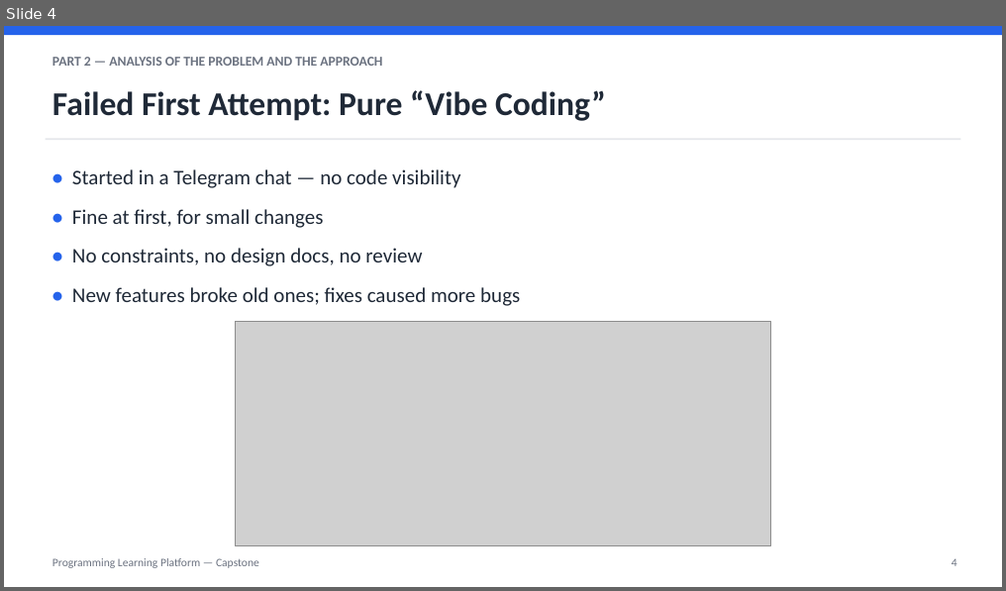
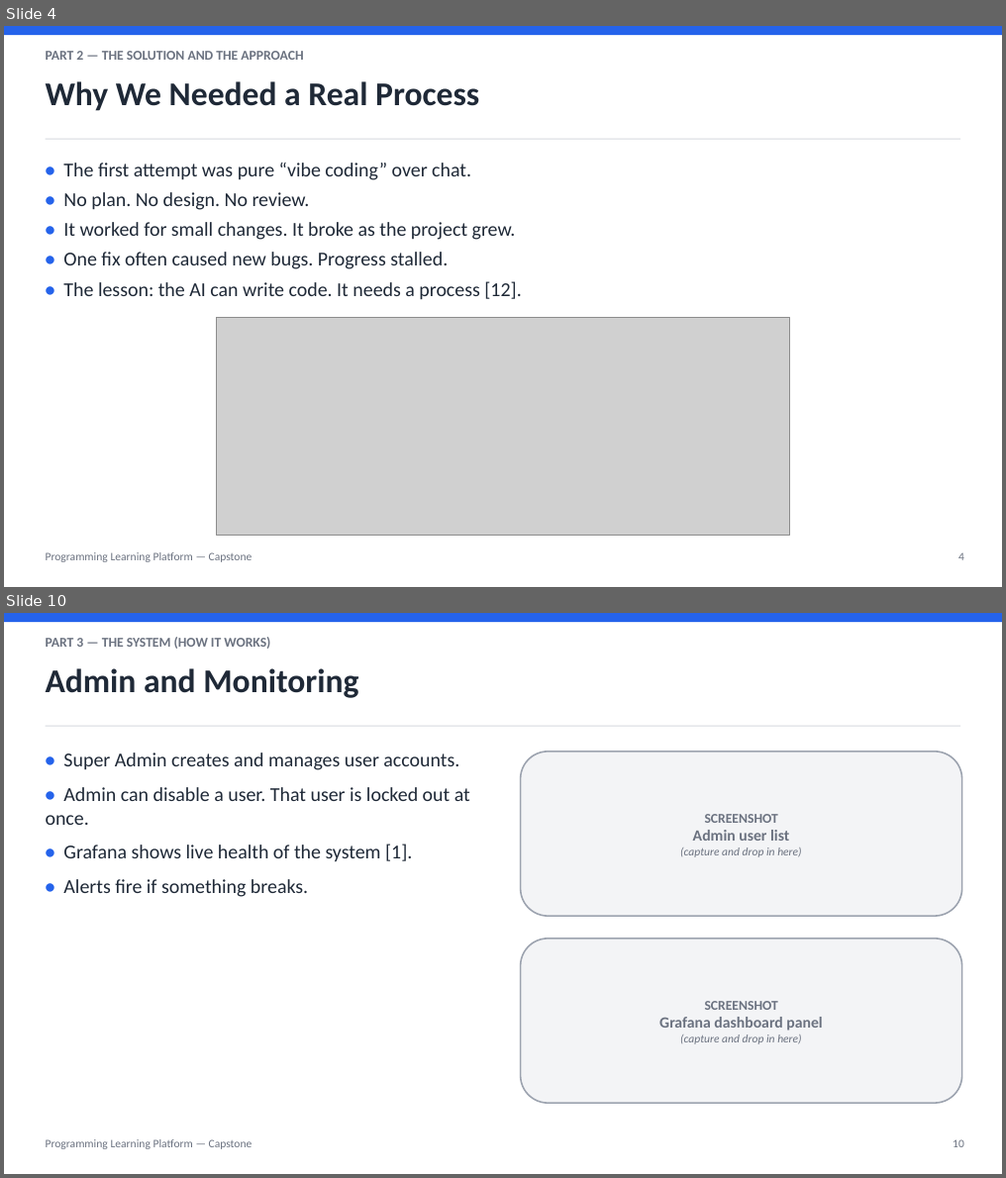
Before and after one commit to Jeromefromcn/programming-learning-platform, a slide deck: docs/6_presentation/presentation.pptx. Shown one above the other, each under a label of ours: slide 4 before the commit, slides 4 and 10 after it; the slides between them are not shown. The pictures are 1006x591 and 1006x1178 pixels, drawn with LibreOffice and Linux fonts; fonts in the diff are those of the drawing; grey boxes stand for pictures. Boxes give left, top, right and bottom in pixels: in the first picture for what was removed or moved away, otherwise in the second. Text is boxed around its words. In the diff, an @@ line names an element or a change of style, - is before the commit and + after.

```diff
--- a/docs/6_presentation/presentation.pptx
+++ b/docs/6_presentation/presentation.pptx
@@ slide 10 added at [4,613,1002,1174], background #FFFFFF @@
@@ rectangle added at [4,613,1002,622], fill #2563EB @@
@@ text added at [46,637,270,649], 13 pt, text #6B7280, bold @@
+PART 3 — THE SYSTEM (HOW IT WORKS)
@@ text added at [46,668,358,698], 32 pt, text #1F2937, bold @@
+Admin and Monitoring
@@ rectangle added at [46,725,960,727], fill #E5E7EB @@
@@ text added at [46,753,470,897], 19 pt, text #1F2937 @@
+• Super Admin creates and manages user accounts.
+• Admin can disable a user. That user is locked out at once.
+• Grafana shows live health of the system [1].
+• Alerts fire if something breaks.
@@ rounded rectangle added at [521,752,962,916], fill #F3F4F6, outline #9CA3AF 1.5 pt, 11 pt, text #6B7280, bold @@
+SCREENSHOT
+Admin user list
+(capture and drop in here)
@@ rounded rectangle added at [521,939,962,1103], fill #F3F4F6, outline #9CA3AF 1.5 pt, 11 pt, text #6B7280, bold @@
+SCREENSHOT
+Grafana dashboard panel
+(capture and drop in here)
@@ text added at [46,1140,252,1150], 11 pt, text #6B7280 @@
+Programming Learning Platform — Capstone
@@ text added at [952,1140,964,1148], 11 pt, text #6B7280 @@
+10
@@ slide 4 changed as well @@
@@ text at [46,51,303,60]: text changed @@
-PART 2 — ANALYSIS OF THE PROBLEM AND THE APPROACH
+PART 2 — THE SOLUTION AND THE APPROACH
@@ text at [46,81,479,111]: text changed @@
-Failed First Attempt: Pure “Vibe Coding”
+Why We Needed a Real Process
@@ text at [63,163,521,300]: text changed; size 20 to 19 pt @@
-• Started in a Telegram chat — no code visibility
-• Fine at first, for small changes
-• No constraints, no design docs, no review
-• New features broke old ones; fixes caused more bugs
+• The first attempt was pure “vibe coding” over chat.
+• No plan. No design. No review.
+• It worked for small changes. It broke as the project grew.
+• One fix often caused new bugs. Progress stalled.
+• The lesson: the AI can write code. It needs a process [12].
@@ picture: place and size @@
-picture at [236,322,770,547]
+picture at [217,318,789,535]
@@ text "Programming Learning Platform — Capstone" at [46,553,252,563]: line spacing 1.15 to 1 @@
@@ text "4" at [958,554,964,561]: line spacing 1.15 to 1 @@
```
Also in this commit, not shown: 7 other slides changed, 6 other slides added, 11 slides removed, 1 other file.
